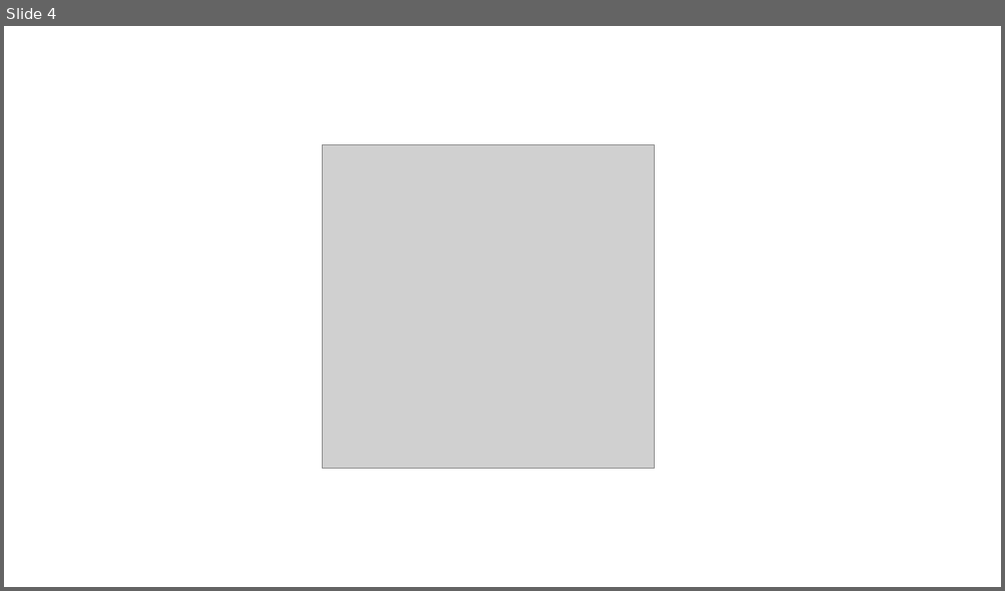
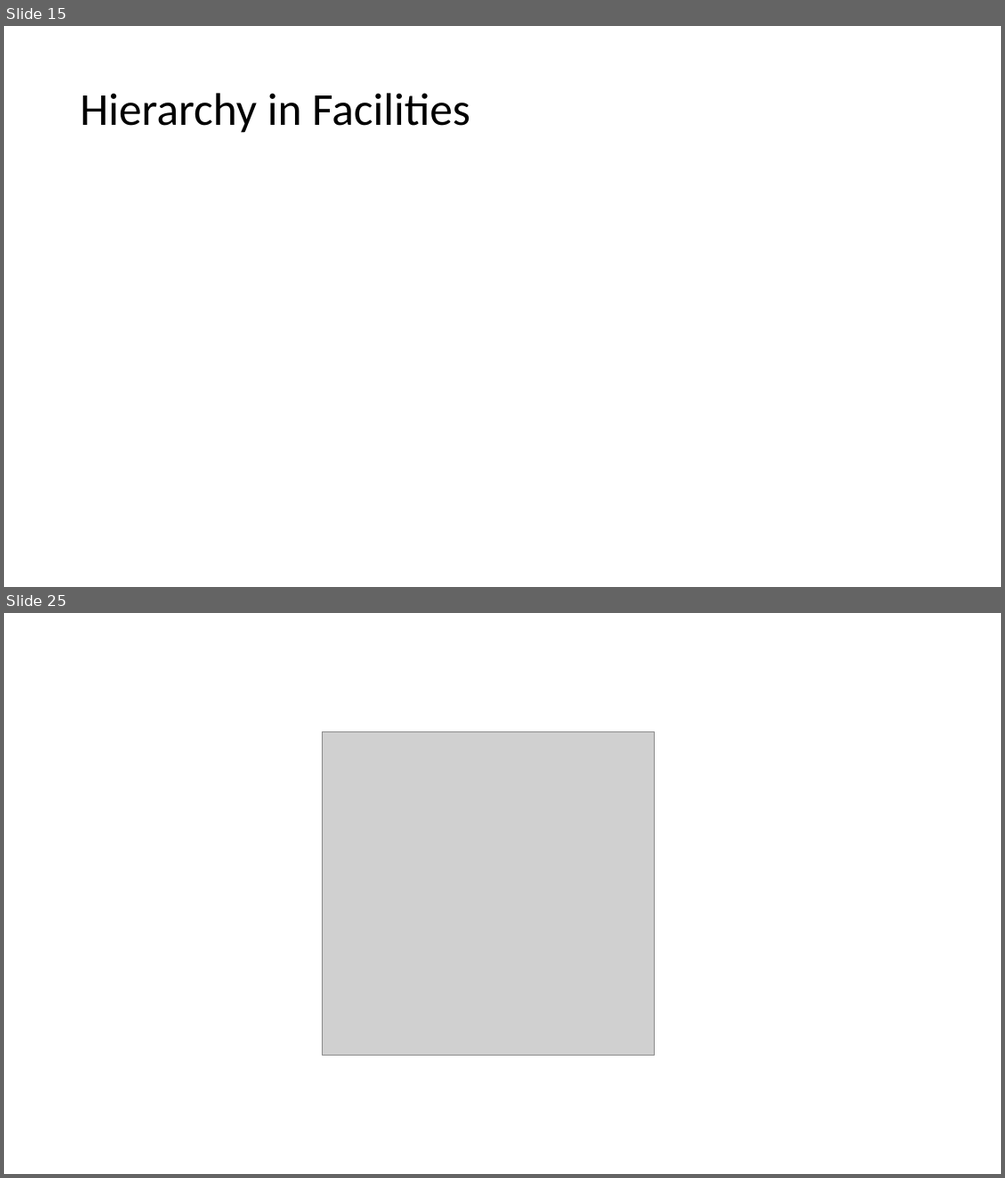
Before and after one commit to aasiaeet/SCH, a slide deck: doc/img/images.pptx. Shown one above the other, each under a label of ours: slide 4 before the commit, slides 15 and 25 after it; the slides between them are not shown. The pictures are 1005x591 and 1005x1178 pixels, drawn with LibreOffice and Linux fonts; fonts in the diff are those of the drawing; grey boxes stand for pictures. Boxes give left, top, right and bottom in pixels: in the first picture for what was removed or moved away, otherwise in the second. Text is boxed around its words. In the diff, an @@ line names an element or a change of style, - is before the commit and + after.

```diff
--- a/doc/img/images.pptx
+++ b/doc/img/images.pptx
@@ slide 15 added at [4,26,1001,587], background #FFFFFF @@
@@ title added at [80,93,470,133], 44 pt, text #000000 @@
+Hierarchy in Facilities
@@ what was slide 4 is now slide 25 @@
```
Also in this commit, not shown: 22 other slides added, 2 slides removed, 16 other files.
